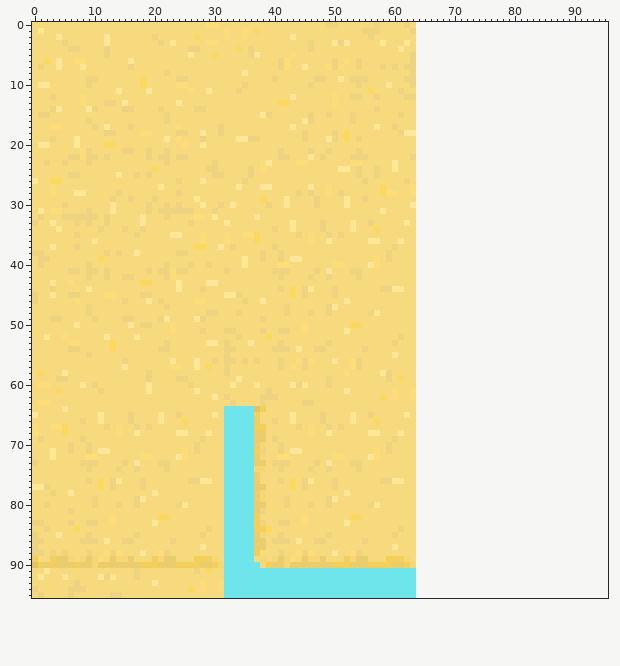
Sprite sheet: assets/externalTileset/kascha/beach.png. This is how it looked before the edit.
The file is 64x96 pixels. Colours within 5 levels of each other are drawn and written as one. The old version is drawn lined up with the new one, on the new canvas.
Once edited:
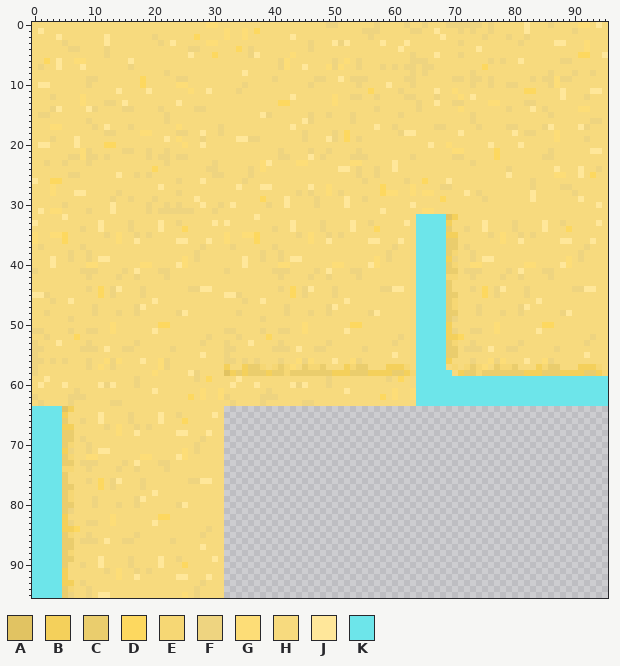
Palette (. is transparent): A #e1c362  B #f4d05b  C #eacd6d  D #fdd85f  E #f6d774  F #eed480  G #fddd77  H #f7da7e  J #ffe79a  K #6de5ea
The edit:
canvas 64x96 -> 96x96
Changed rows in their new state; - is an unchanged pixel.
first column x 0:
 0 ----------------------------------------------------------------HFHHHFFFFFFHFHHHHHJHHHFHHHHGGHJH
 1 ----------------------------------------------------------------FHHJHHHFHFHHFHHHHHJHHHHHHHFHHHHH
 2 ----------------------------------------------------------------HHHHJHHHHHHFHHHFHHFHHHHHHHHHHHHH
 3 ----------------------------------------------------------------HHHHHHHFHHHHHHHHHFHHHHHJJHHHGHHH
 4 ----------------------------------------------------------------HHHHHHHHHHJHHHHHHHHHHHHHHHHHGHHH
 5 ----------------------------------------------------------------HHHJHHHFHHHHHHHHHHHHHHHHHHHDDHHJ
 6 ----------------------------------------------------------------FFHHHHHHHHHHFHFHHJHHHHHHFFHHHHHH
 7 ----------------------------------------------------------------HFFHHHHHHHHDHHHHHHHHHHHHHHHHHHHH
 8 ----------------------------------------------------------------HFHHHHHHHFHHHHHHHHHHHHFHHHFHHFHH
 9 ----------------------------------------------------------------HHHHHHFFHFFHFHHHHHHFHFFGFFHHHHHH
10 ----------------------------------------------------------------HHHHHHHHHFHHFHHFFHHHHHFGHHHHHHHH
11 ----------------------------------------------------------------HHHJHHGHHHHHHHHHHHDDHHHHJHHHHJJH
12 ----------------------------------------------------------------HHHFHHHGHJHHHHHHHHHHHHHHJHHHFHHH
13 ----------------------------------------------------------------FHHJHHFFHHHHGGHHHHFFHHHHHHHHHHHH
14 ----------------------------------------------------------------FHHHHHHGHHHHHHHFHHHJHFHHHHHGGHHH
15 ----------------------------------------------------------------HHHHHHHHHFHHHHHHHHHHHHFHHHHHHHHH
16 ----------------------------------------------------------------HHHHHHHHHFHHHHHHHHHHHHHHHHHHHFFH
17 ----------------------------------------------------------------HHHFFHHHHHFHHHHFFHHHHFJHHHHJFHHH
18 ----------------------------------------------------------------HHHHHHHJHHHHHHHHJHFFHHHGHHHHHHHH
19 ----------------------------------------------------------------HHHHHHHHHHHHHHHHHHHHHHHGHHHHFHHH
20 ----------------------------------------------------------------HHJHHGHHHHHHJHHHHJHHHHHHHHHHHHHH
21 ----------------------------------------------------------------HHHHHHGGHHHHHDHHHHHHHHFHHHHHHJJH
22 ----------------------------------------------------------------HHHHHHFFHHHHHDHHHHHHHFFHHHHHHHHH
23 ----------------------------------------------------------------HHHHHHHHHFHHHHHHHHHHHHHHHHHHHHHH
24 ----------------------------------------------------------------HHHHHHHHHHHHHHHFHHHHHHHJHHHJHHFH
25 ----------------------------------------------------------------HHHHHHHHHHHHHHHJHHHHHHHGGHHJHDHH
26 ----------------------------------------------------------------HDHHHJHHHHHHHHHHHHHFHHHHHHHHHHHH
27 ----------------------------------------------------------------HHHHFFHHHHHHHHHHHHHFHHHHFFHHHHHH
28 ----------------------------------------------------------------HGGHHHHHJHFHHHHHHHHJHHHHHHFHHHHH
29 ----------------------------------------------------------------HHHHDHHHHHHFHHHHHHHJHHHHHHHJHHHH
30 ----------------------------------------------------------------HHHHHHHHHHHHHHHHHHHHHHHHHHHHHHJH
31 ----------------------------------------------------------------HGGHHHHHHHHHHHHHHHHHHHHHHHHHHHHH
32 -H---JHHHHH-H-----H---H----HH-H---------------------------------KKKKKABHHHHHHHHHHHHHHHHHHHHHHHHH
33 J--H---H-H-JH---F-H--J--F-H---J---------------------------------KKKKKBHHHHHJHHHHFHHHHJHHFHHHHHJH
34 ----H---F--J---HF-H--J---D--------------------------------------KKKKKCHHFHHJHHHHFHHHHJHHHDHHHHHH
35 G--GGD-H----F-G----F---HH---H-----------------------------------KKKKKBBHHHHHFHGHHFHFHHHHHHHHHHHH
36 G----D----H---G--J------JJ--HJ----------------------------------KKKKKCCHHHHHHHGHHJHHHHHHJJHHHJHH
37 -F-H---HF------------------HF--H--------------------------------KKKKKCCHFHHHHHHHHHHHHHHHHHHHFHHH
38 HH----F--F--H-H--H------HH-F------------------------------------KKKKKCEHHFHHHHHHHHHHHHHHHHHFHHHH
39 -HHJ--F--F-JJ------------G-F------------------------------------KKKKKBFHHFHJJHHHHHHHHHHHHGHFHHHH
40 -H-J-----GG-------GG--H-JGH--H----------------------------------KKKKKCEHHGGHHHHHHHGGHHHHJGHHHHHH
41 F-----HHF---H--F-J-H---HHH--------------------------------------KKKKKCCHFFFHHHHFHJHHHFFHHHHHHHHH
42 ------------H-FHHF-----H----------------------------------------KKKKKEEHHFHHHHFHHFHHHHFHHHHHHHHH
43 ---H--H-----------HH----H----HH---------------------------------KKKKKCHHHHHHHHHHHHHHHHHHHHHHHHHH
44 ---H---H-F-D-FJ---F-----H-FFJJ----------------------------------KKKKKCHHHFHDHFJHHHFHHHHHHHFFJJHH
45 JJFH--HH---DHF-----H--------------------------------------------KKKKKCCHHHHDHFHHHHFHHHHHHHHHHHHH
46 H--F--JH-------H---HJH-----HH-----------------------------------KKKKKCEHHHHHHHHHHHHHJHHHHHHHHHHH
47 ---------HF------FJ---H-----------------------------------------KKKKKCEHHHFHHHHHHFJHHHHHHHHHHHHH
48 --F------HF---F--F------FJ---HH---------------------------------KKKKKCCHHHFHHHFHHFHHHHHHFJHHHHHH
49 ---HH-F---H----HH----HH----HH-----------------------------------KKKKKCFHHHHHHHHHHHHHHHHHHHHHHHHH
50 -------H-----G--H-HH-DDH----------------------------------------KKKKKBHHHHHHHGHHHHHHHDDHHHHHHHHH
51 FF----F--FF--G------J--H----H-----------------------------------KKKKKBFHHFFHHGHHHHHHJHHHHHHHHHHH
52 --F--H-D----H----H-----------F----------------------------------KKKKKBBDHHHHHHHHHHHHHHHHHHHHHFHH
53 F---J-HH-F---H---F----H-----FHH---------------------------------KKKKKCEHHFHHHHHHHFHHHHHHHHHHFHHH
54 FF----HHFFF-JH-FF----HHF----------------------------------------KKKKKCCHFFFHJHHFFHHHHHHFHHHHHHHH
55 F--------H------------------J-----------------------------------KKKKKCCHHHHHHHHHHHHHHHHHHHHHJHHH
56 FF-F-F---F--GFGH--J--GFH---H--H---------------------------------KKKKKBHHHFHHGFGHHHJHHGFHHHHHHHHH
57 F--------F-G-F-H-----GFHH--H-H--B--BCCE-ECE--CEEC---BECC---BBBE-KKKKKHEHECEGHCEECHHHBECCHHHBBBEH
58 FH---H-------------HG-----JF----ABCBCCCBCCECCCCCCCBBBCCCBBBBCCBEKKKKKKHBCCECCCCCCCBBBCCCBBBBCCBE
59 --J-HH-----------F-H----HH-F-D----------------------------------KKKKKKKKKKKKKKKKKKKKKKKKKKKKKKKK
60 -JH--J--H-HJFJ---F-H------H-------------------------------------KKKKKKKKKKKKKKKKKKKKKKKKKKKKKKKK
61 ----H--F---H-------HJ------HG--G--------------------------------KKKKKKKKKKKKKKKKKKKKKKKKKKKKKKKK
62 F-----FFF-----------------D-G-HG--------------------------------KKKKKKKKKKKKKKKKKKKKKKKKKKKKKKKK
63 -FH---F------FF-------------------------------------------------KKKKKKKKKKKKKKKKKKKKKKKKKKKKKKKK
64 KKKKKAB-------------------------................................--------------------------------
65 KKKKKB--------------------------................................--------------------------------
66 KKKKKC--------------------------................................--------------------------------
67 KKKKKBB-------------------------................................--------------------------------
68 KKKKKCC-------------------------................................--------------------------------
69 KKKKKCC-------------------------................................--------------------------------
70 KKKKKCE-------------------------................................--------------------------------
71 KKKKKB--------------------------................................--------------------------------
72 KKKKKCE-------------------------................................--------------------------------
73 KKKKKCC-------------------------................................--------------------------------
74 KKKKKEE-------------------------................................--------------------------------
75 KKKKKC--------------------------................................--------------------------------
76 KKKKKC--------------------------................................--------------------------------
77 KKKKKCC-------------------------................................--------------------------------
78 KKKKKCE-------------------------................................--------------------------------
79 KKKKKCE-------------------------................................--------------------------------
80 KKKKKCC-------------------------................................--------------------------------
81 KKKKKC--------------------------................................--------------------------------
82 KKKKKB--------------------------................................--------------------------------
83 KKKKKB--------------------------................................--------------------------------
84 KKKKKBB-------------------------................................--------------------------------
85 KKKKKCE-------------------------................................--------------------------------
86 KKKKKCC-------------------------................................--------------------------------
87 KKKKKCC-------------------------................................--------------------------------
88 KKKKKCE--H--HHH---H--HH---------................................--------------------------------
89 KKKKK-C-HHHJ-HHHF---HJHHF--HHHJ-................................--------------------------------
90 KKKKK-HHFHHJHHHHFHHHHJHHHDHHHHHH................................--------------------------------
91 KKKKKB------F-G----F-------H-H--................................--------------------------------
92 KKKKKB-----HHHG--J------JJ---J--................................--------------------------------
93 KKKKKBBHF-----------H-------F--H................................--------------------------------
94 KKKKKCEHHF----------------HFH--H................................--------------------------------
95 KKKKKC---F-JJHH----------G-F----................................--------------------------------
Changed places in both pictures, as pixel boxes (x1, y1, x2, y2):
changed: (32, 22, 608, 598)
